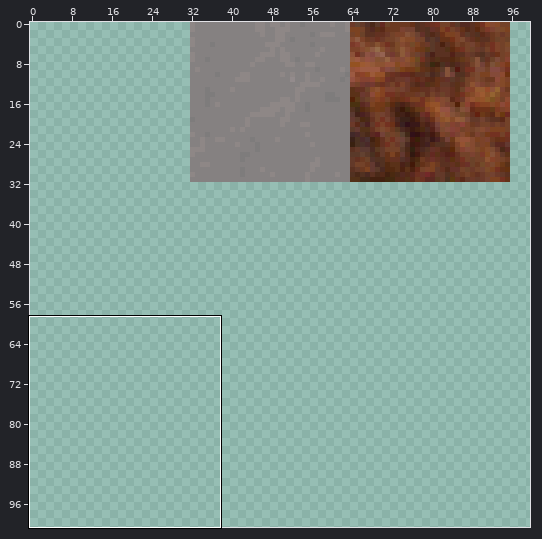
File history of a sprite sheet, src/client/resources/images/blocks/blocks_0_99.png. Above: a wide view before the commit, with the close-up outlined.
Close-up. Earlier state:
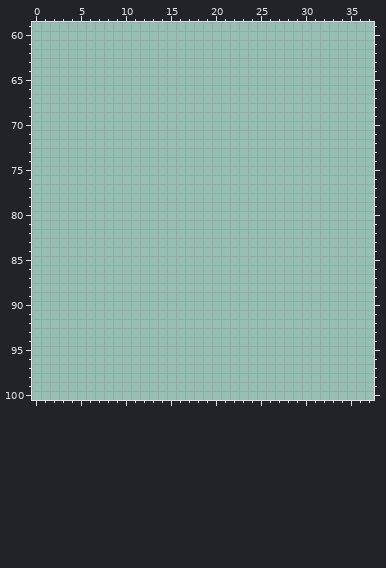
The file is 320x320 pixels. Colours within 5 levels of each other are drawn and written as one. Shown: x 0..37, y 59..100. The wide view leaves out empty margins.
New version:
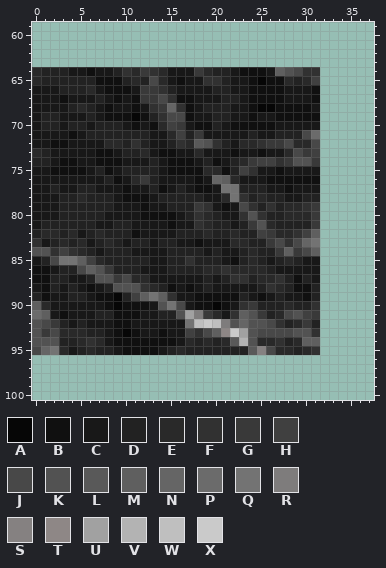
Palette (. is transparent): A #060606  B #101010  C #181818  D #222222  E #292929  F #313131  G #393939  H #404040  J #484848  K #525252  L #595959  M #5f5f5f  N #656565  P #6b6b6b  Q #737373  R #7e7c7c  S #858181  T #8e8786  U #a1a1a1  V #b3b3b3  W #bfbfbf  X #cacaca
Edits made:
y 64: x 0..31 ................................ -> EDDDCCBCCDFEGFECCCGEDDCBBBCMKJFF
y 65: x 0..31 ................................ -> EDDDDDDBBBDEDJECBCCFFDCCBABBEDEH
y 66: x 0..31 ................................ -> CCCDDDECBBBCGGFDCCCCDDCCBBBBCCCB
y 67: x 0..31 ................................ -> CCCBCCCDCBCBGGJFBBCCCDDCBBBBCCCB
y 68: x 0..31 ................................ -> CCCCDEDCBCCBCFGNFBCDDDCCBAABBBBC
y 69: x 0..31 ................................ -> CDDCCCDCBBBABDFJJBCCDDCCBCCBBBBB
y 70: x 0..31 ................................ -> CDDCDDCDDDCBCBEHGCBBDCBBBBBCCCCC
y 71: x 0..31 ................................ -> CCCCBCDDDDDDDCCEHDGCCCCCDCCDDDJP
y 72: x 0..31 ................................ -> CCBBCCCCEEDFDCCDFELKFDCEEFGGJEEJ
y 73: x 0..31 ................................ -> EDCCCCCBBCDDECBBCCECCCBCCBCCEJGH
y 74: x 0..31 ................................ -> DDCBBCCBBBCCCDCBBBCDBCDEGHHFGKKG
y 75: x 0..31 ................................ -> CCBBBBCDBCDDDDCBBBBEEBDHFCCBCCCC
y 76: x 0..31 ................................ -> CCCCCCCCDBCEGDCCCCBCNMECCCBBBBBB
y 77: x 0..31 ................................ -> CCDCCDDCCCBCCDBCDCBBCQQDDDCCBCCC
y 78: x 0..31 ................................ -> CCCDDEDDDCBBBCDDDDDCCEQFDEDDCCDD
y 79: x 0..31 ................................ -> CCCDDDDDDCCCBCCDDDGFCBCJFDFDEEFG
y 80: x 0..31 ................................ -> CCCDDDDDCCCCBBBBCDFEDCCFKFDDEEEG
y 81: x 0..31 ................................ -> CDDDDDDCCDDCCCCBCCFEDDCDGKEDDDDG
y 82: x 0..31 ................................ -> DEEDECDEDDDBCCCCDDDEDDEDDHGEEFHM
y 83: x 0..31 ................................ -> FCDEDECDEDCDDCDDCCBCCCEEDDGJFJNQ
y 84: x 0..31 ................................ -> KKFHFEDCDDDCCCCDDDDCDCCDEDDGMGJM
y 85: x 0..31 ................................ -> CDJQQMHEDDDDDCCDDFDDDCBDEDCDEDCC
y 86: x 0..31 ................................ -> BBCDDJMKGDDDCCCDDDDEEFEEEEDCCCCC
y 87: x 0..31 ................................ -> BBDDCCDKKGJEECCCCCCDCDFFDEEFDBDC
y 88: x 0..31 ................................ -> CBDCDCBCDKKKFEDBCBCDCCCCCDFEDBBD
y 89: x 0..31 ................................ -> DBCCDDCBBADHMQMFCCBBBBBDCBCDCCBD
y 90: x 0..31 ................................ -> MECCCCCCBABBBCKQJCBBABCFGDDDEDDF
y 91: x 0..31 ................................ -> PMCBCCCDDBBBCCDDKURGECFMKGDEJKHG
y 92: x 0..31 ................................ -> KJGDCDCCCBBCCCCCCQWXWRKNKKJFDEGD
y 93: x 0..31 ................................ -> KGJEEEDDCBABCCBCCHFJMTXUKJJJJKKF
y 94: x 0..31 ................................ -> KKKDDEFECBBBBBBBCEDEDELVKEEFDEMM
y 95: x 0..31 ................................ -> JNQECDEDDCBBBBCDEDDDDDDDLSJEEDEF
Boxes around the changes in both close-ups, in picture pixels (x1, y1, x2, y2):
added: (32, 67, 320, 355)
